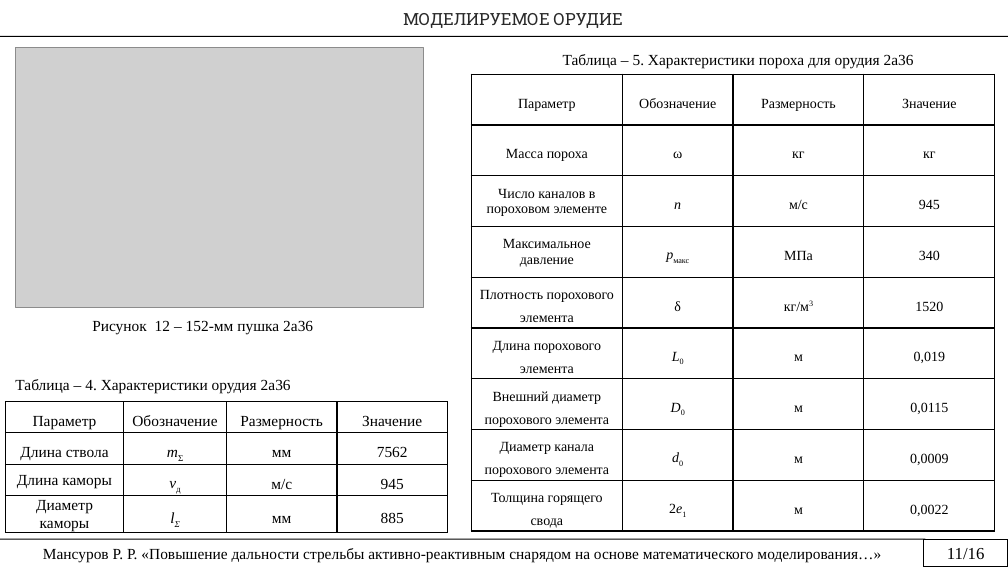
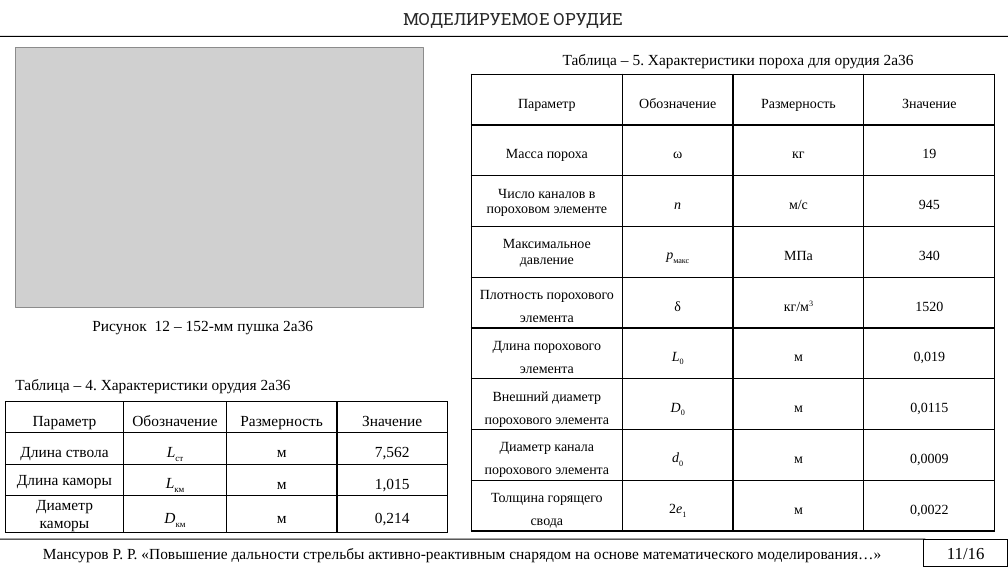
Before and after one commit to rustam-mansurov/cats, a slide deck: slide 11 of Диссертация/Мансуров Презентация.pptx. Drawn at 1008x567 pixels with LibreOffice and Linux fonts; fonts in the diff are those of the drawing; grey boxes stand for pictures. Boxes give left, top, right and bottom in pixels: in the first picture for what was removed or moved away, otherwise in the second. Text is boxed around its words. In the diff, an @@ line names an element or a change of style, - is before the commit and + after.

```diff
--- a/Диссертация/Мансуров Презентация.pptx
+++ b/Диссертация/Мансуров Презентация.pptx
@@ table at <box>471,75,995,532</box> @@
-row 2, column 4: кг
+row 2, column 4: 19
@@ table at <box>5,402,448,535</box> @@
-row 2: Длина ствола | mΣ | мм | 7562
+row 2: Длина ствола | Lст | м | 7,562
-row 3: Длина каморы | vд | м/с | 945
+row 3: Длина каморы | Lкм | м | 1,015
-row 4: Диаметр каморы | lΣ | мм | 885
+row 4: Диаметр каморы | Dкм | м | 0,214
```
Also in this commit, not shown: 52 other files.
